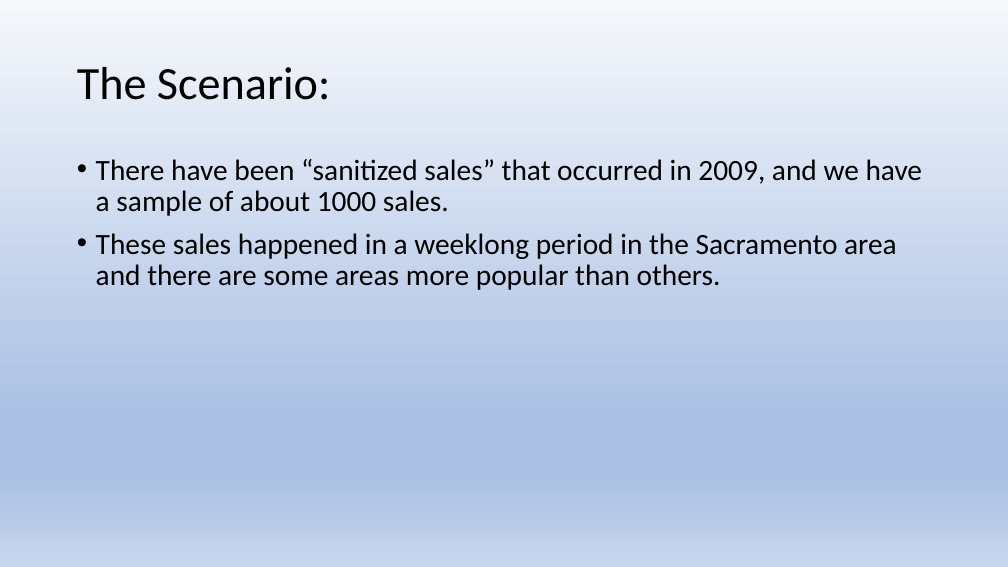
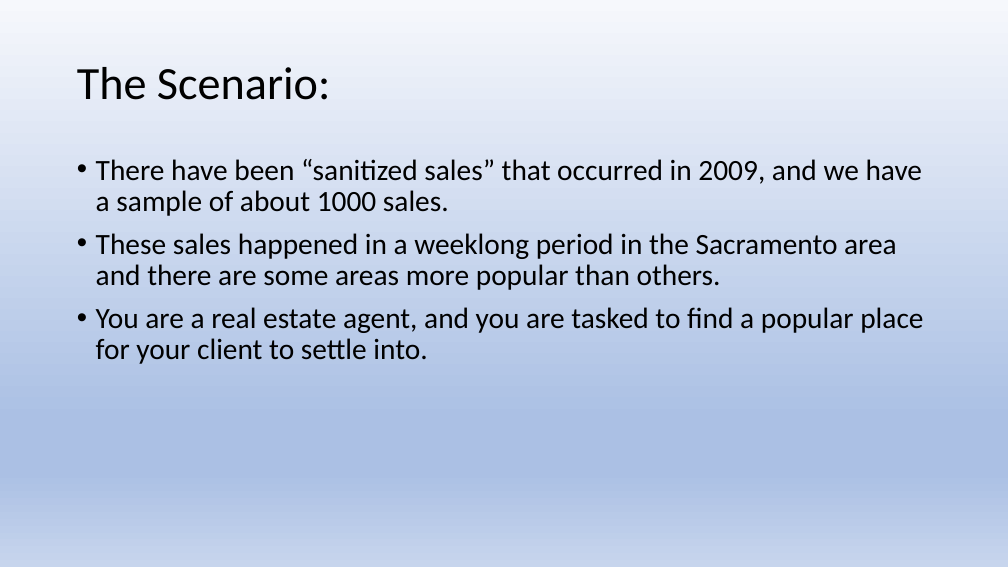
Before and after one commit to scavazos4/Project_One, a slide deck: slide 2 of Sacramento Real Estate.pptx. Drawn at 1008x567 pixels with LibreOffice and Linux fonts; fonts in the diff are those of the drawing. Boxes give left, top, right and bottom in pixels: in the first picture for what was removed or moved away, otherwise in the second. Text is boxed around its words. In the diff, an @@ line names an element or a change of style, - is before the commit and + after.

```diff
--- a/Sacramento Real Estate.pptx
+++ b/Sacramento Real Estate.pptx
@@ text at box(96, 307, 923, 364): paragraph added @@
+• You are a real estate agent, and you are tasked to find a popular place for your client to settle into.
```
Also in this commit, not shown: 8 other slides changed, 1 slide added.
